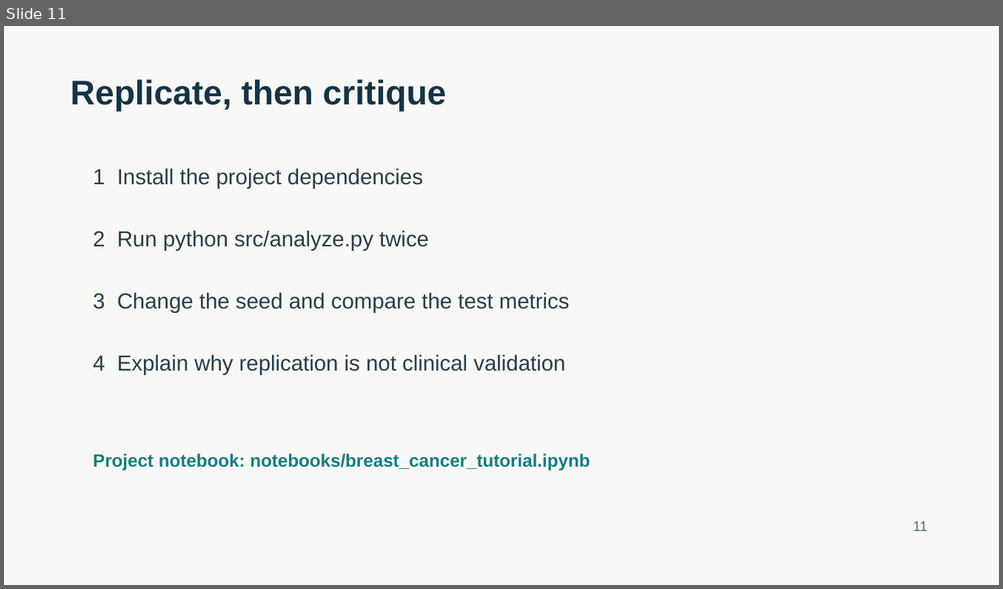
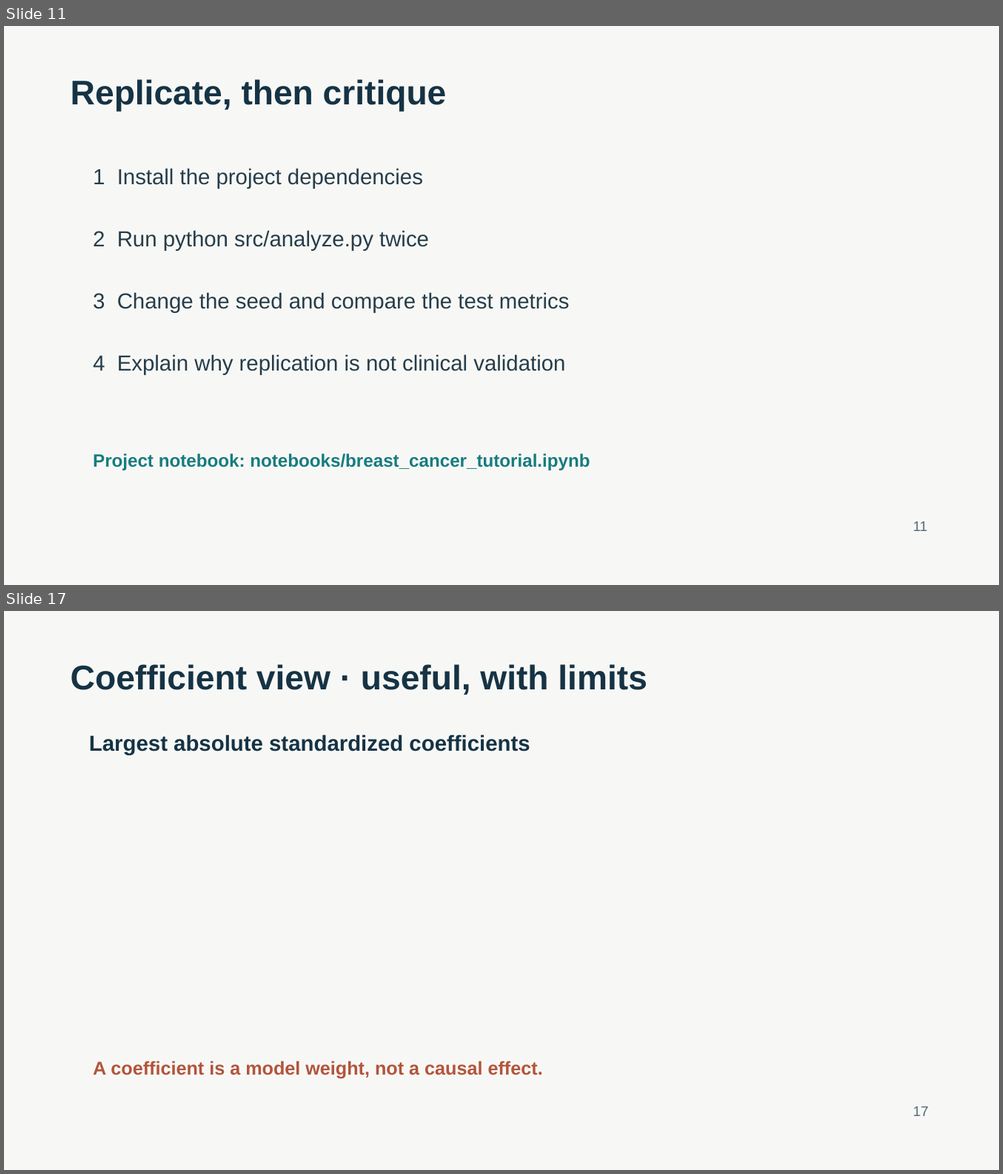
Before and after one commit to vivek0586/AI_In_Healthcare_Project, a slide deck: presentation/breast_cancer_ml_tutorial.pptx. Shown one above the other, each under a label of ours: slide 11 before the commit, slides 11 and 17 after it; the slides between them are not shown. The pictures are 1003x589 and 1003x1174 pixels, drawn with LibreOffice and Linux fonts; fonts in the diff are those of the drawing. Boxes give left, top, right and bottom in pixels: in the first picture for what was removed or moved away, otherwise in the second. Text is boxed around its words. In the diff, an @@ line names an element or a change of style, - is before the commit and + after.

```diff
--- a/presentation/breast_cancer_ml_tutorial.pptx
+++ b/presentation/breast_cancer_ml_tutorial.pptx
@@ slide 17 added at box(4, 611, 999, 1170), background #F7F8F5 @@
@@ text added at box(71, 664, 647, 695), 33 pt, text #163345, bold @@
+Coefficient view · useful, with limits
@@ text added at box(89, 735, 529, 755), 21 pt, text #163345, bold @@
+Largest absolute standardized coefficients
@@ text added at box(93, 1061, 543, 1079), 18 pt, text #B3543C, bold @@
+A coefficient is a model weight, not a causal effect.
@@ text added at box(913, 1107, 928, 1116), 13.5 pt, text #536A77 @@
+17
```
Also in this commit, not shown: 6 other slides added, 1 other file.
